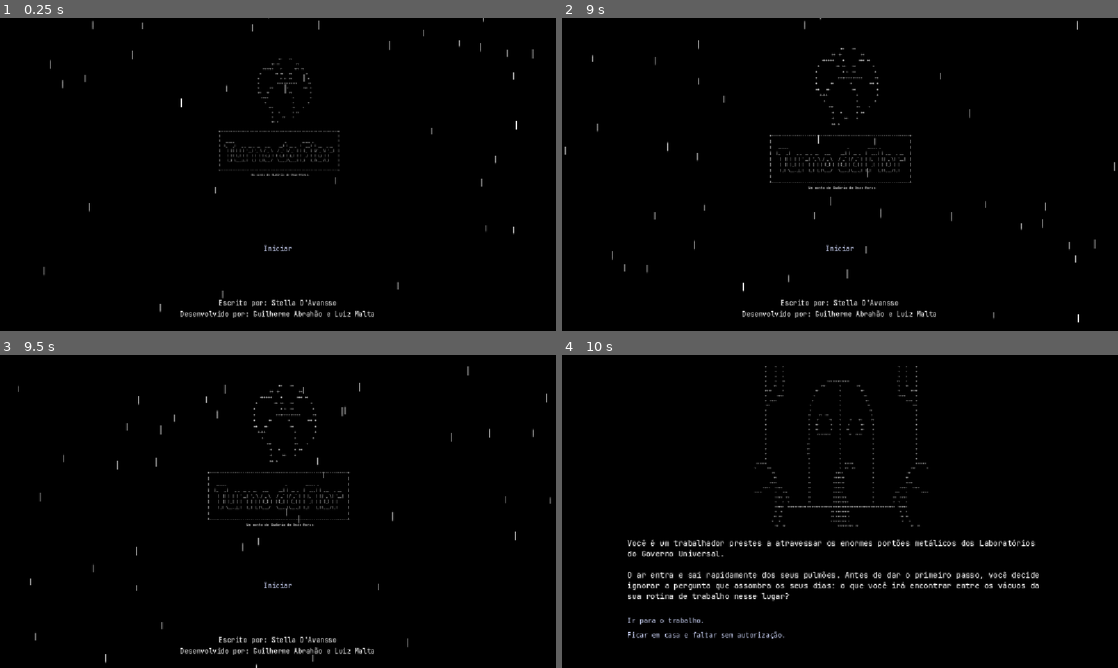
Above: before the commit, frames 1-4 (two rows, left to right).
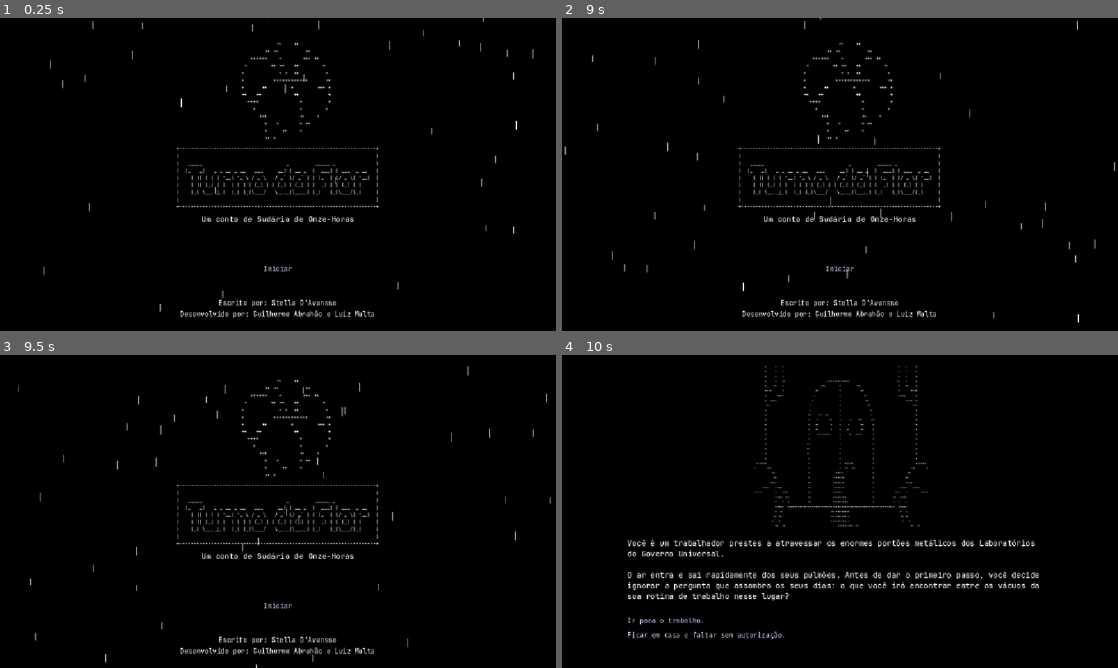
Above: after the commit, the same moments.

Repository: LeeryDig/sudario-de-onze-horas
Game: Godot game, scene res://GameUI.tscn
Two runs of this game, one before a commit and one after it. Both use one fixed random seed, a clock stepped at 60 frames per second and the inputs below.
Inputs:
- Up to frame 1 (0.25 s): no input
- Up to frame 2 (9 s): click "Iniciar" at 0.5 s; click "Ir para o trabalho." at 1.25 s; click "Avançar" at 2 s; click "Rir e comentar que os exames …" at 2.75 s; click "Negar, mas demonstrar interes…" at 3.5 s; click "Denunciá-lo para os guardas." at 4.25 s; click "Seguir para a limpeza." at 5 s; click "Avançar" at 5.75 s; click "Mentir e dizer que não observ…" at 6.5 s; click "Tomar o comprimido e iniciar …" at 7.25 s; click "Ir embora." at 8 s; click "Voltar ao menu inicial" at 8.75 s
- Up to frame 3 (9.5 s): no input
- Up to frame 4 (10 s): click "Iniciar" at 9.5 s

The runs differ from the first frame. In frame 1, 1.8% of the frame differs, in the area x 31-69%, y 8-82%; in frame 2, 1.9%; in frame 3, 1.9%; in frame 4, less than 0.1%.

Commit message:
better menu

Diff:
--- a/GameUI.gd
+++ b/GameUI.gd
@@ -4,11 +4,15 @@
 const ChoiceButtonScene: PackedScene = preload("res://ui/ChoiceButton.tscn")
 const ASCII_MIN_FONT_SIZE := 4
 const ASCII_MAX_FONT_SIZE := 11
-const MENU_ART_PATH := "res://art/Menu.txt"
+const MENU_FLOWER_PATH := "res://art/Menu.txt"
+const MENU_LOGO_PATH := "res://art/Logo.txt"
 const RAIN_DROP_COUNT := 45
 
 @onready var art_area: Control = %ArtArea
 @onready var ascii_background: Label = %ASCIIBackground
+@onready var menu_art: VBoxContainer = %MenuArt
+@onready var menu_flower: Label = %MenuFlower
+@onready var menu_logo: Label = %MenuLogo
 @onready var narrative_area: Control = %NarrativeArea
 @onready var game_text: RichTextLabel = %GameText
 @onready var choices_area: Control = %ChoicesArea
@@ -27,15 +31,19 @@
 
 func _ready() -> void:
 	randomize()
-	resized.connect(queue_ascii_art_fit)
+	art_area.resized.connect(queue_ascii_art_fit)
 	start_button.pressed.connect(start_game)
 	options_button.pressed.connect(show_options)
 	back_button.pressed.connect(show_main_menu)
 	create_rain.call_deferred()
-	render_art(MENU_ART_PATH)
+	menu_flower.text = FileAccess.get_file_as_string(MENU_FLOWER_PATH).replace("\t", "    ").trim_suffix("\n")
+	menu_logo.text = FileAccess.get_file_as_string(MENU_LOGO_PATH).strip_edges(false, true)
 	show_main_menu()
 
 func show_main_menu() -> void:
+	art_area.size_flags_stretch_ratio = 13.0
+	ascii_background.hide()
+	menu_art.show()
 	menu_area.show()
 	main_menu.show()
 	options_menu.hide()
@@ -48,6 +56,9 @@
 	options_menu.show()
 
 func start_game() -> void:
+	art_area.size_flags_stretch_ratio = 7.0
+	menu_art.hide()
+	ascii_background.show()
 	menu_area.hide()
 	rain_layer.hide()
 	narrative_area.show()
@@ -56,7 +67,6 @@
 
 func return_to_main_menu() -> void:
 	show_main_menu()
-	render_art(MENU_ART_PATH)
 
 func show_node(node_id: String) -> void:
 	current_node_id = node_id
--- a/GameUI.tscn
+++ b/GameUI.tscn
@@ -72,6 +72,41 @@
 horizontal_alignment = 1
 vertical_alignment = 1
 clip_text = true
+
+[node name="MenuArt" type="VBoxContainer" parent="MainMargin/MainLayout/ArtArea"]
+unique_name_in_owner = true
+layout_mode = 1
+anchors_preset = 15
+anchor_right = 1.0
+anchor_bottom = 1.0
+grow_horizontal = 2
+grow_vertical = 2
+mouse_filter = 2
+theme_override_constants/separation = 8
+alignment = 1
+
+[node name="MenuFlower" type="Label" parent="MainMargin/MainLayout/ArtArea/MenuArt"]
+unique_name_in_owner = true
+layout_mode = 2
+theme_override_constants/line_spacing = 1
+theme_override_fonts/font = ExtResource("3_b7guu")
+theme_override_font_sizes/font_size = 10
+horizontal_alignment = 1
+
+[node name="MenuLogo" type="Label" parent="MainMargin/MainLayout/ArtArea/MenuArt"]
+unique_name_in_owner = true
+layout_mode = 2
+theme_override_constants/line_spacing = 1
+theme_override_fonts/font = ExtResource("3_b7guu")
+theme_override_font_sizes/font_size = 10
+horizontal_alignment = 1
+
+[node name="MenuSubtitle" type="Label" parent="MainMargin/MainLayout/ArtArea/MenuArt"]
+layout_mode = 2
+theme_override_fonts/font = ExtResource("3_b7guu")
+theme_override_font_sizes/font_size = 16
+text = "Um conto de Sudário de Onze-Horas"
+horizontal_alignment = 1
 
 [node name="MenuArea" type="MarginContainer" parent="MainMargin/MainLayout"]
 unique_name_in_owner = true
Not shown, changed: art/Menu.txt
